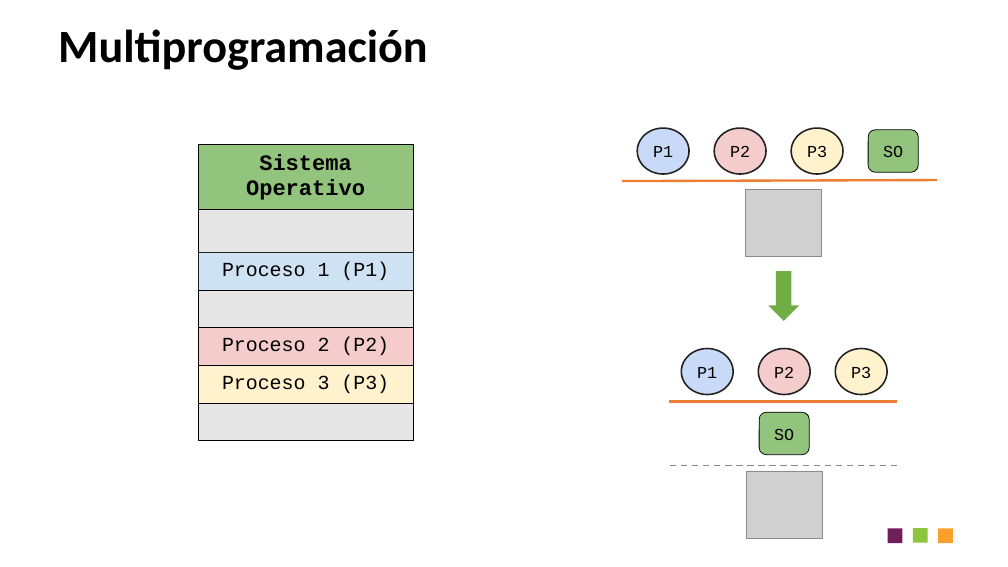
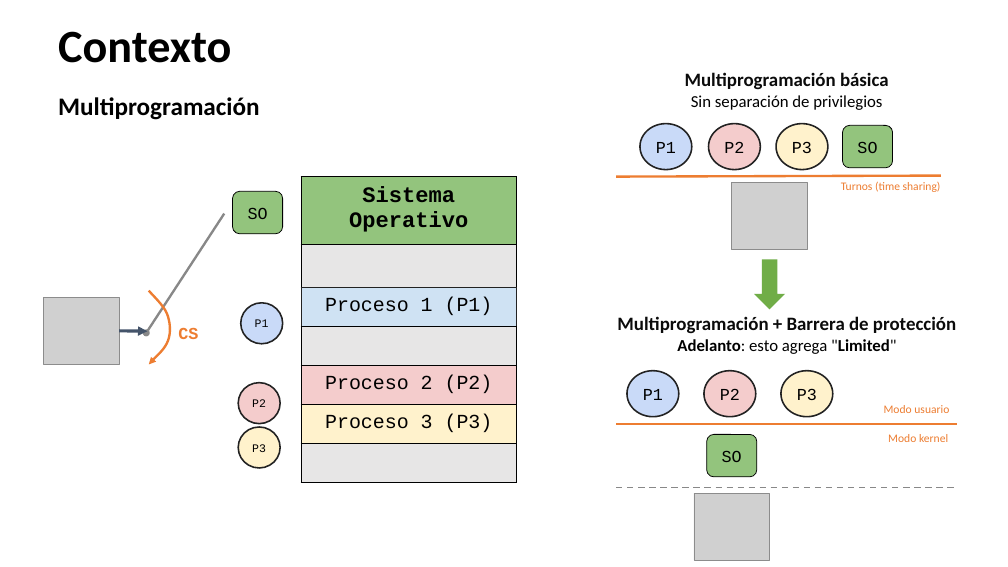
Before and after one commit to udea-so/apuntes_2026-2_SO-virtual, a slide deck: slide 8 of clase_04/SO_apuntes_clase4.pptx. Drawn at 1008x567 pixels with LibreOffice and Linux fonts; fonts in the diff are those of the drawing; grey boxes stand for pictures. Boxes give left, top, right and bottom in pixels: in the first picture for what was removed or moved away, otherwise in the second. Text is boxed around its words. In the diff, an @@ line names an element or a change of style, - is before the commit and + after.

```diff
--- a/clase_04/SO_apuntes_clase4.pptx
+++ b/clase_04/SO_apuntes_clase4.pptx
@@ title at bbox=[58, 31, 231, 63]: text changed @@
-Multiprogramación
+Contexto
@@ text added at bbox=[685, 72, 889, 110], 16 pt, text #000000 @@
+Multiprogramación básica
+Sin separación de privilegios
@@ text added at bbox=[58, 97, 260, 120], 24 pt, text #000000, bold @@
+Multiprogramación
@@ ellipse "P1": place and size @@
-ellipse "P1" at bbox=[637, 128, 690, 174]
+ellipse "P1" at bbox=[640, 123, 692, 169]
@@ ellipse "P2": place and size @@
-ellipse "P2" at bbox=[715, 128, 767, 174]
+ellipse "P2" at bbox=[709, 123, 761, 169]
@@ ellipse "P3": place and size @@
-ellipse "P3" at bbox=[792, 128, 844, 174]
+ellipse "P3" at bbox=[777, 123, 829, 169]
@@ rounded rectangle "SO": place and size @@
-rounded rectangle "SO" at bbox=[868, 130, 918, 172]
+rounded rectangle "SO" at bbox=[842, 126, 892, 168]
@@ table: place and size @@
-table at bbox=[198, 144, 414, 471]
+table at bbox=[301, 176, 516, 503]
@@ line moved from (622, 181) - (937, 180) to (616, 177) - (941, 175) @@
@@ picture: place and size @@
-picture at bbox=[746, 189, 821, 256]
+picture at bbox=[732, 182, 808, 250]
@@ text added at bbox=[841, 181, 941, 192], 11 pt, text #ED7D31 @@
+Turnos (time sharing)
@@ down arrow: place and size @@
-down arrow at bbox=[768, 271, 799, 321]
+down arrow at bbox=[754, 259, 785, 309]
@@ group added at bbox=[44, 191, 283, 468]: 3 ellipses, 2 arrows, 1 rounded rectangle, 1 picture, 1 freeform shape, 1 text @@
+P1
+P2
+P3
+SO
+CS
@@ text added at bbox=[617, 316, 956, 354], 18 pt, text #0B0B0B, bold @@
+Multiprogramación + Barrera de protección
+Adelanto: esto agrega "Limited"
@@ 3 ellipses: place and size @@
-3 ellipses at bbox=[681, 349, 888, 395]
+3 ellipses at bbox=[627, 371, 833, 417]
@@ text added at bbox=[884, 405, 949, 413], 11 pt, text #ED7D31 @@
+Modo usuario
@@ line moved from (669, 402) - (898, 402) to (616, 424) - (957, 424) @@
@@ rounded rectangle "SO": place and size @@
-rounded rectangle "SO" at bbox=[759, 412, 809, 454]
+rounded rectangle "SO" at bbox=[707, 435, 757, 477]
@@ text added at bbox=[888, 434, 948, 442], 11 pt, text #ED7D31 @@
+Modo kernel
@@ line moved from (670, 466) - (898, 466) to (616, 488) - (957, 488) @@
@@ picture: place and size @@
-picture at bbox=[746, 471, 822, 538]
+picture at bbox=[694, 493, 770, 560]
@@ rectangle removed at bbox=[888, 529, 902, 543] @@
@@ rectangle removed at bbox=[913, 528, 928, 542] @@
@@ rectangle removed at bbox=[938, 529, 953, 543] @@
```
Also in this commit, not shown: 31 other slides changed, 10 slides added, 1 slide removed, 5 other files.
